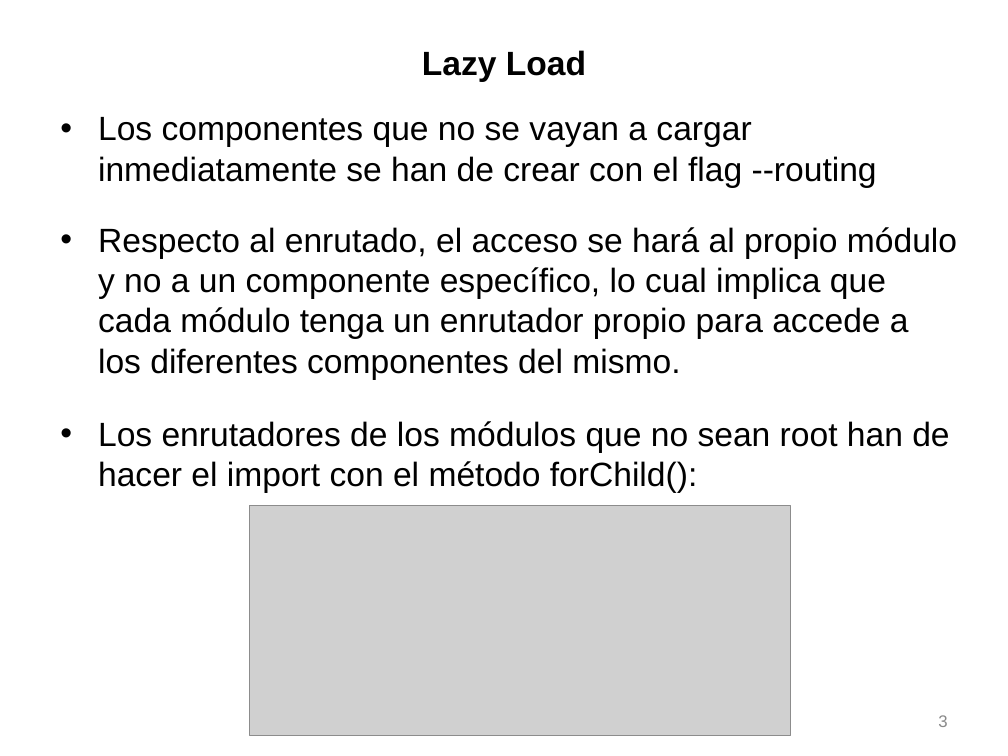
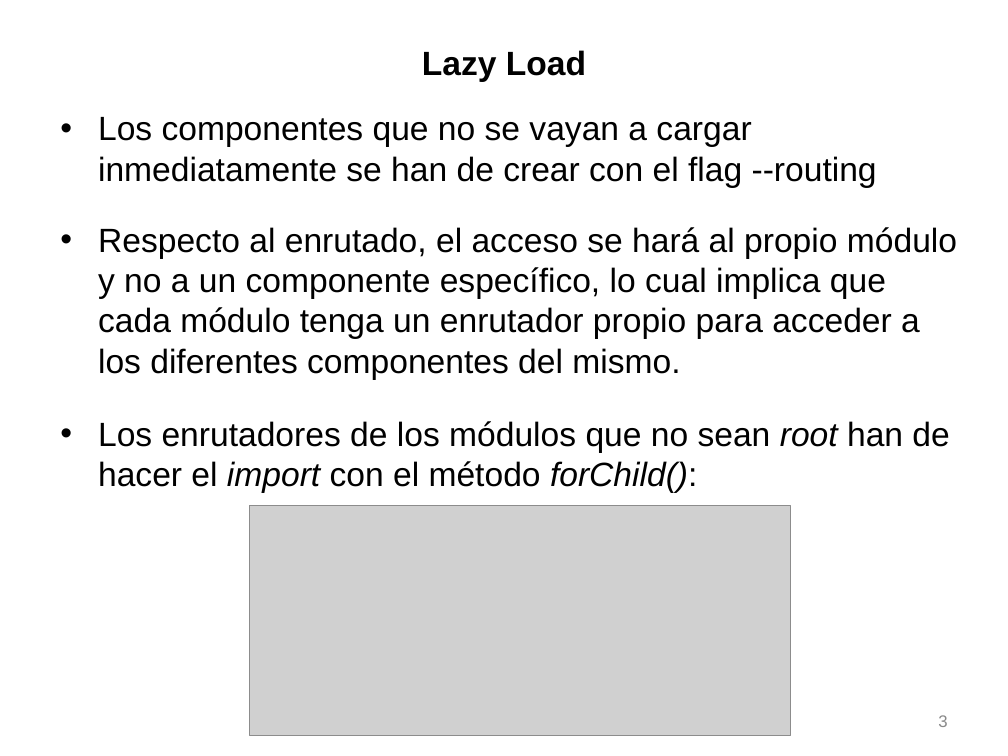
Before and after one commit to repoker/angular, a slide deck: slide 3 of materiales_curso/teoria/tema 06 - rutas y modulos/6.5-Modulos. Parte 3.ppt. Drawn at 1008x756 pixels with LibreOffice and Linux fonts; fonts in the diff are those of the drawing; grey boxes stand for pictures. Boxes give left, top, right and bottom in pixels: in the first picture for what was removed or moved away, otherwise in the second. Text is boxed around its words. In the diff, an @@ line names an element or a change of style, - is before the commit and + after.

```diff
--- a/materiales_curso/teoria/tema 06 - rutas y modulos/6.5-Modulos. Parte 3.ppt
+++ b/materiales_curso/teoria/tema 06 - rutas y modulos/6.5-Modulos. Parte 3.ppt
@@ text at [98,227,957,380]: text changed @@
-• Respecto al enrutado, el acceso se hará al propio módulo y no a un componente específico, lo cual implica que cada módulo tenga un enrutador propio para accede a los diferentes componentes del mismo.
+• Respecto al enrutado, el acceso se hará al propio módulo y no a un componente específico, lo cual implica que cada módulo tenga un enrutador propio para acceder a los diferentes componentes del mismo.
@@ text at [98,421,949,493]: italic on in "root import forChild():" @@
```
Also in this commit, not shown: 3 other slides changed, 2 slides added, 51 other files.
